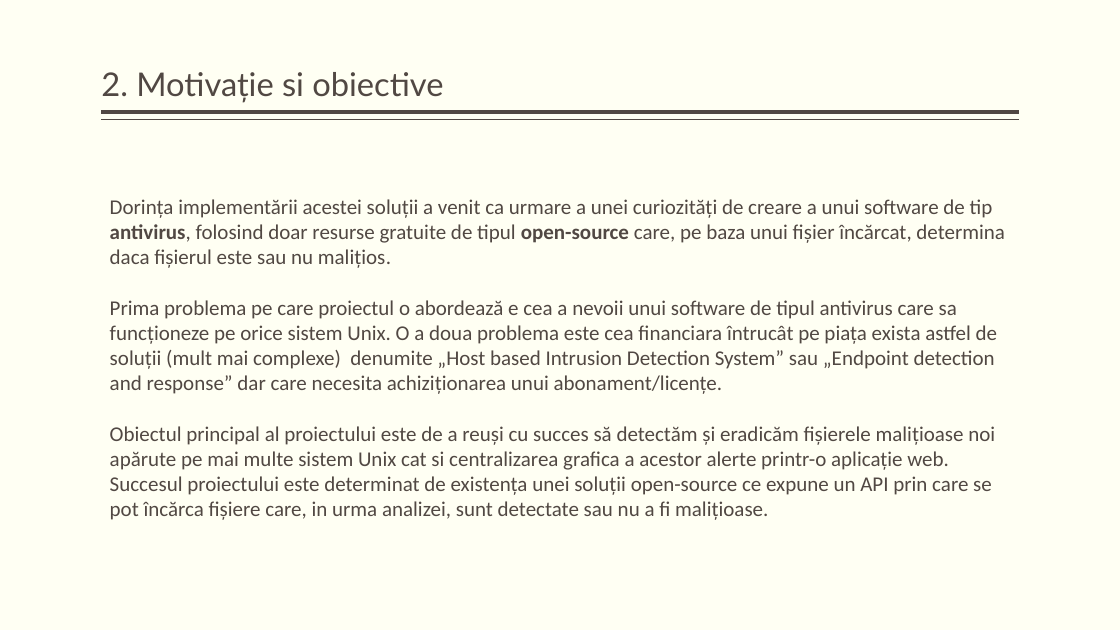
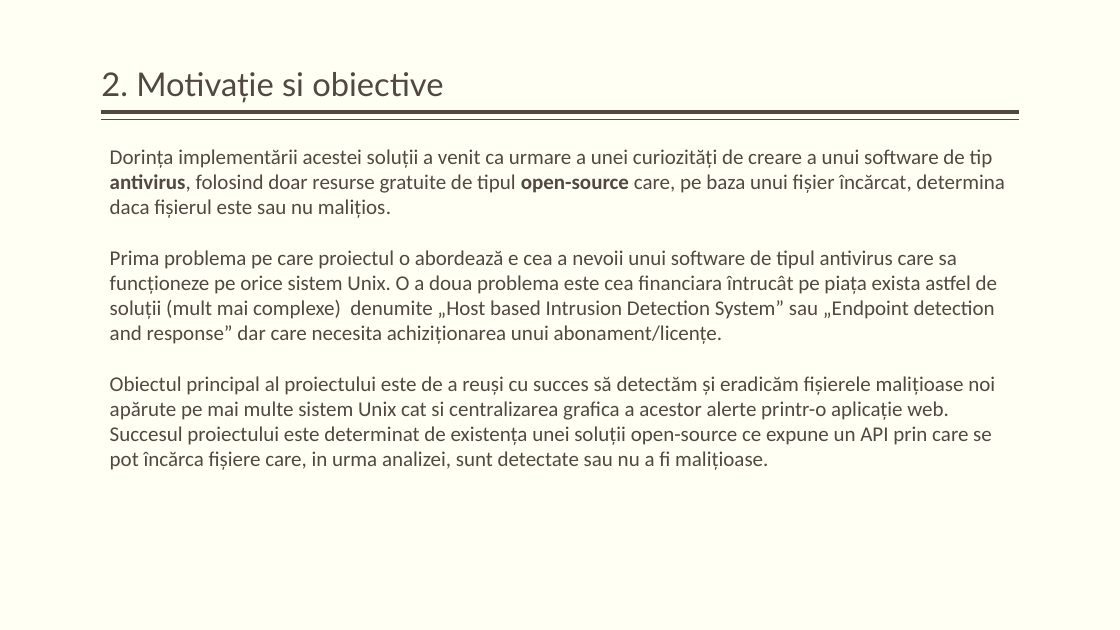
Before and after one commit to KaynRO/Proiect-Licenta, a slide deck: slide 4 of docs/Embedded Devices Malware Detection, Prevention & Centralization.pptx. Drawn at 1120x630 pixels with LibreOffice and Linux fonts; fonts in the diff are those of the drawing. Boxes give left, top, right and bottom in pixels: in the first picture for what was removed or moved away, otherwise in the second. Text is boxed around its words. In the diff, an @@ line names an element or a change of style, - is before the commit and + after.

```diff
--- a/docs/Embedded Devices Malware Detection, Prevention & Centralization.pptx
+++ b/docs/Embedded Devices Malware Detection, Prevention & Centralization.pptx
@@ text "Dorința implementării acestei soluții a ...": place and size @@
-text "Dorința implementării acestei soluții a ..." at (110,199,1005,520)
+text "Dorința implementării acestei soluții a ..." at (110,149,1005,470)
```
Also in this commit, not shown: 7 other slides changed, 4 slides added, 4 other files.
